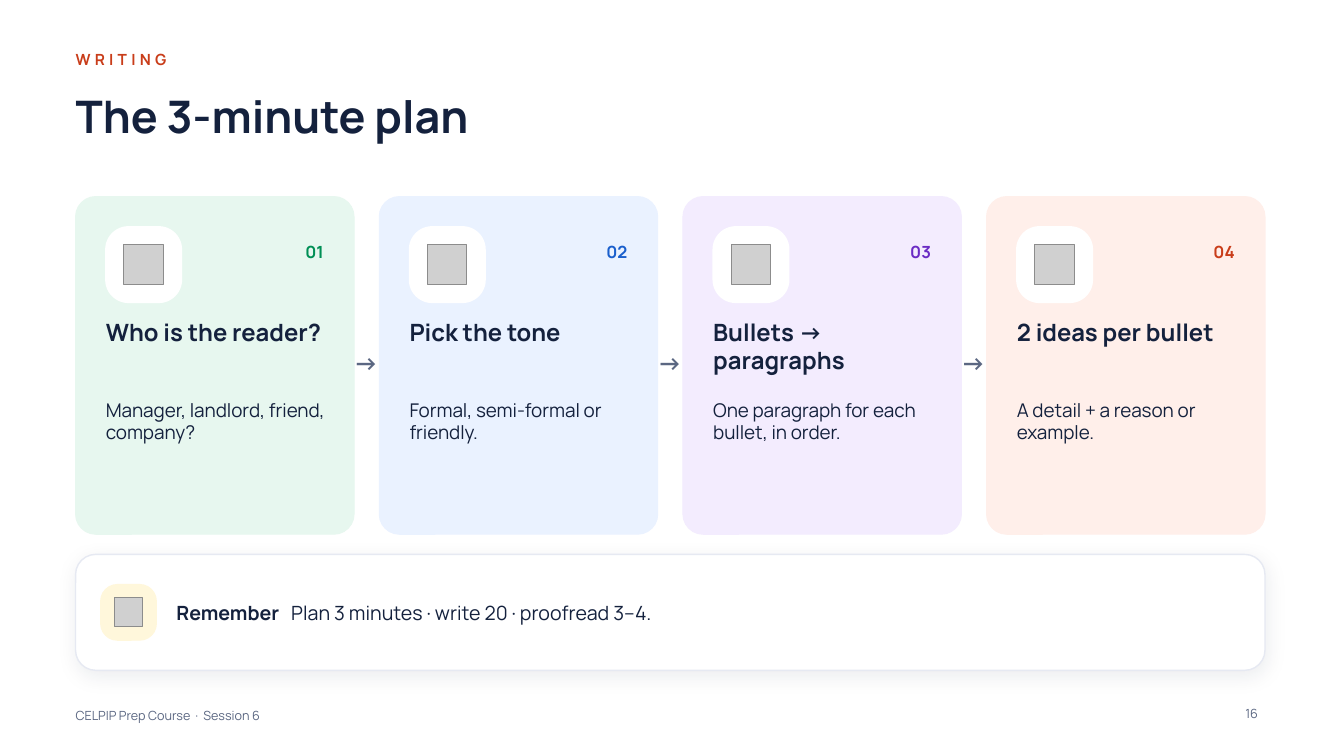
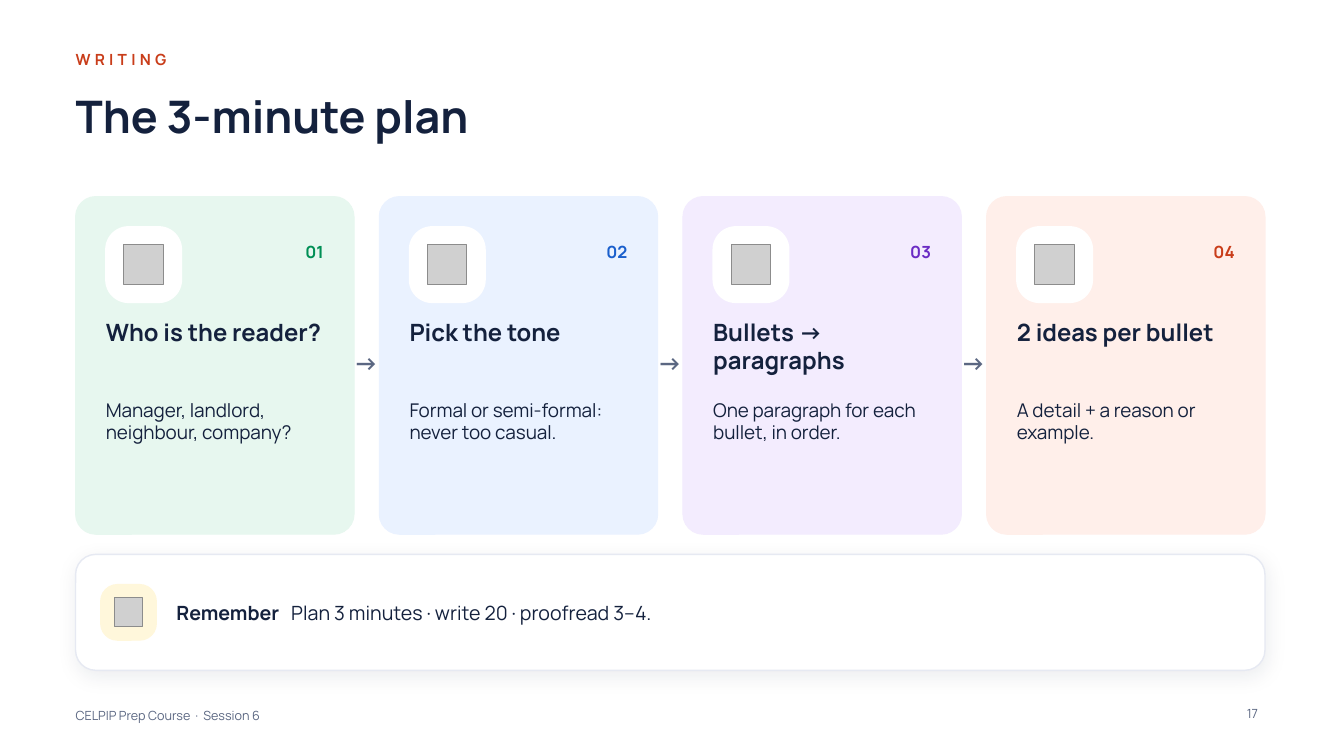
Before and after one commit to learnovateqa/The_English_Academy_CELPIP, a slide deck: slide 17 of decks/session-06.pptx (slide 16 before the commit). Drawn at 1344x756 pixels with LibreOffice and Linux fonts; fonts in the diff are those of the drawing; grey boxes stand for pictures. Boxes give left, top, right and bottom in pixels: in the first picture for what was removed or moved away, otherwise in the second. Text is boxed around its words. In the diff, an @@ line names an element or a change of style, - is before the commit and + after.

```diff
--- a/decks/session-06.pptx
+++ b/decks/session-06.pptx
@@ text at bbox=[106, 403, 291, 444]: text changed @@
-Manager, landlord, friend, company?
+Manager, landlord, neighbour, company?
@@ text at bbox=[410, 403, 602, 440]: text changed @@
-Formal, semi-formal or friendly.
+Formal or semi-formal: never too casual.
@@ page number at bbox=[1247, 709, 1258, 718]: text changed @@
-16
+17
```
Also in this commit, not shown: 6 other slides changed, 2 slides added, 2 other files.
